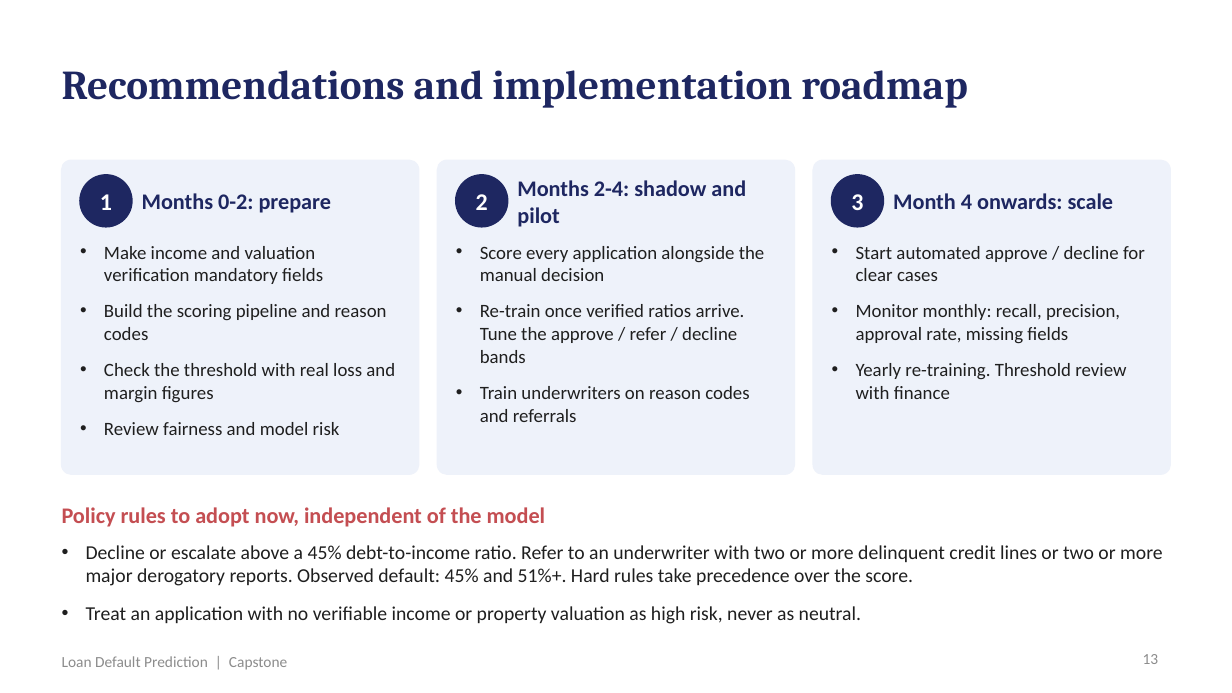
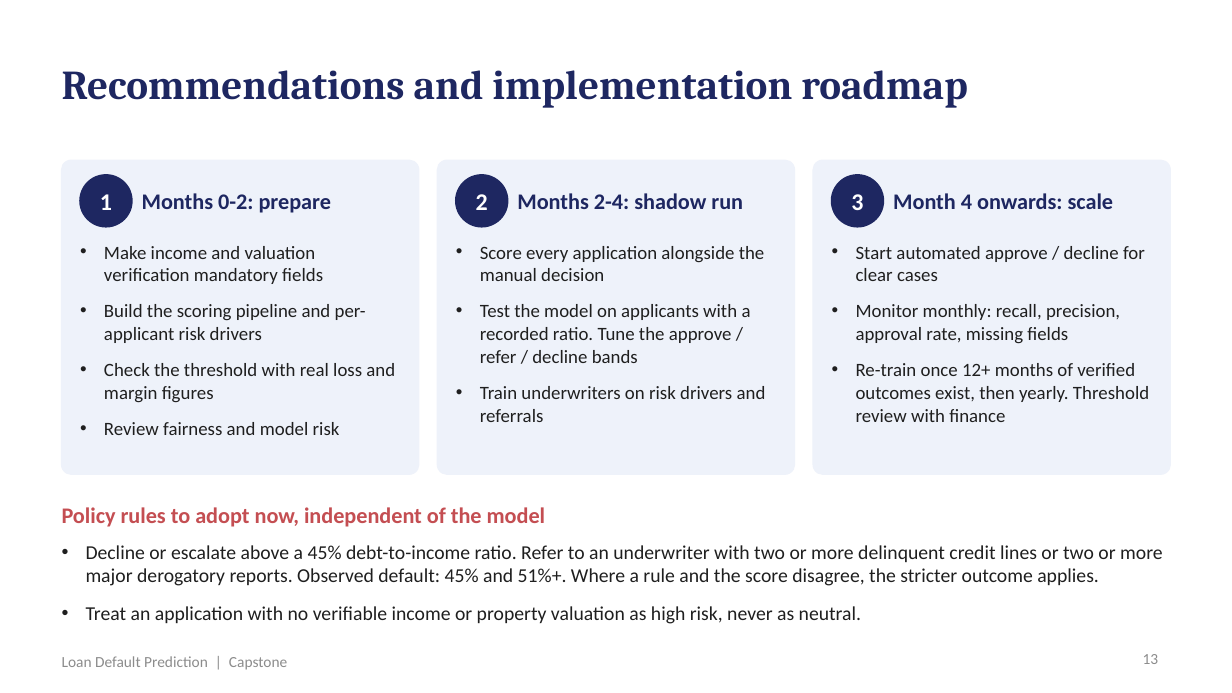
Before and after one commit to shubham1891/Personal-code, a slide deck: slide 13 of presentation/Loan_Default_Prediction_Presentation.pptx. Drawn at 1232x693 pixels with LibreOffice and Linux fonts; fonts in the diff are those of the drawing. Boxes give left, top, right and bottom in pixels: in the first picture for what was removed or moved away, otherwise in the second. Text is boxed around its words. In the diff, an @@ line names an element or a change of style, - is before the commit and + after.

```diff
--- a/presentation/Loan_Default_Prediction_Presentation.pptx
+++ b/presentation/Loan_Default_Prediction_Presentation.pptx
@@ text at (517, 193, 743, 209): text changed @@
-Months 2-4: shadow and pilot
+Months 2-4: shadow run
@@ text at (104, 304, 366, 343): text changed @@
-• Build the scoring pipeline and reason codes
+• Build the scoring pipeline and per-applicant risk drivers
@@ text at (480, 304, 766, 422): text changed @@
-• Re-train once verified ratios arrive. Tune the approve / refer / decline bands
-• Train underwriters on reason codes and referrals
+• Test the model on applicants with a recorded ratio. Tune the approve / refer / decline bands
+• Train underwriters on risk drivers and referrals
@@ text at (856, 363, 1149, 422): text changed @@
-• Yearly re-training. Threshold review with finance
+• Re-train once 12+ months of verified outcomes exist, then yearly. Threshold review with finance
@@ text at (86, 545, 1163, 586): text changed @@
-• Decline or escalate above a 45% debt-to-income ratio. Refer to an underwriter with two or more delinquent credit lines or two or more major derogatory reports. Observed default: 45% and 51%+. Hard rules take precedence over the score.
+• Decline or escalate above a 45% debt-to-income ratio. Refer to an underwriter with two or more delinquent credit lines or two or more major derogatory reports. Observed default: 45% and 51%+. Where a rule and the score disagree, the stricter outcome applies.
```
Also in this commit, not shown: 10 other slides changed, 20 other files.
